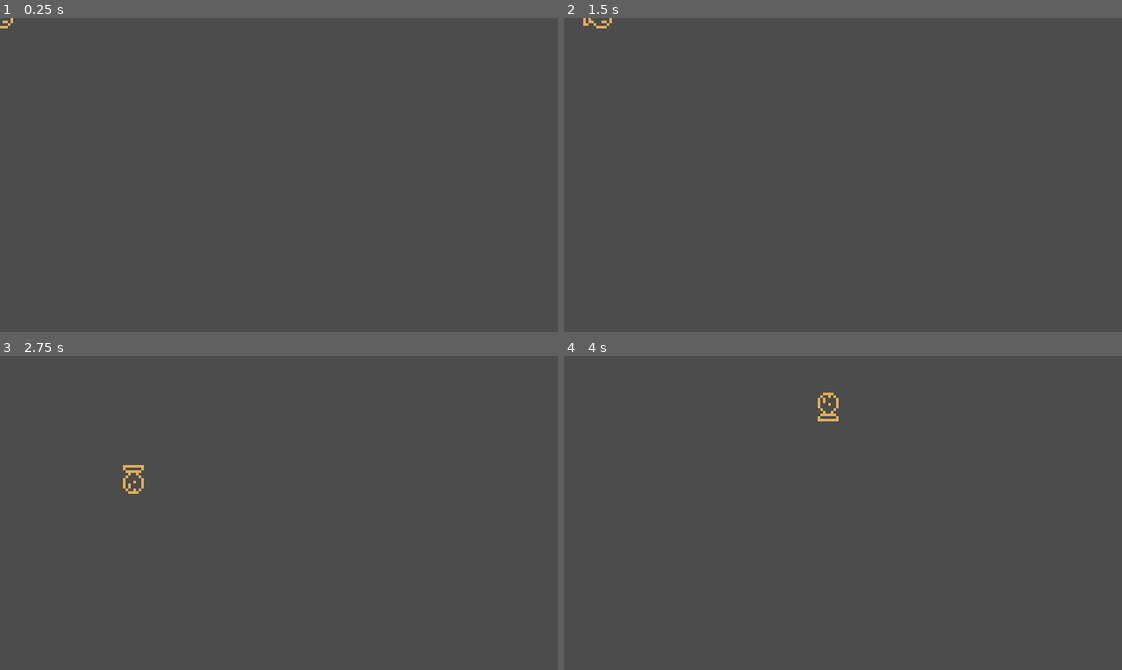
Above: before the commit, frames 1-4 (two rows, left to right).
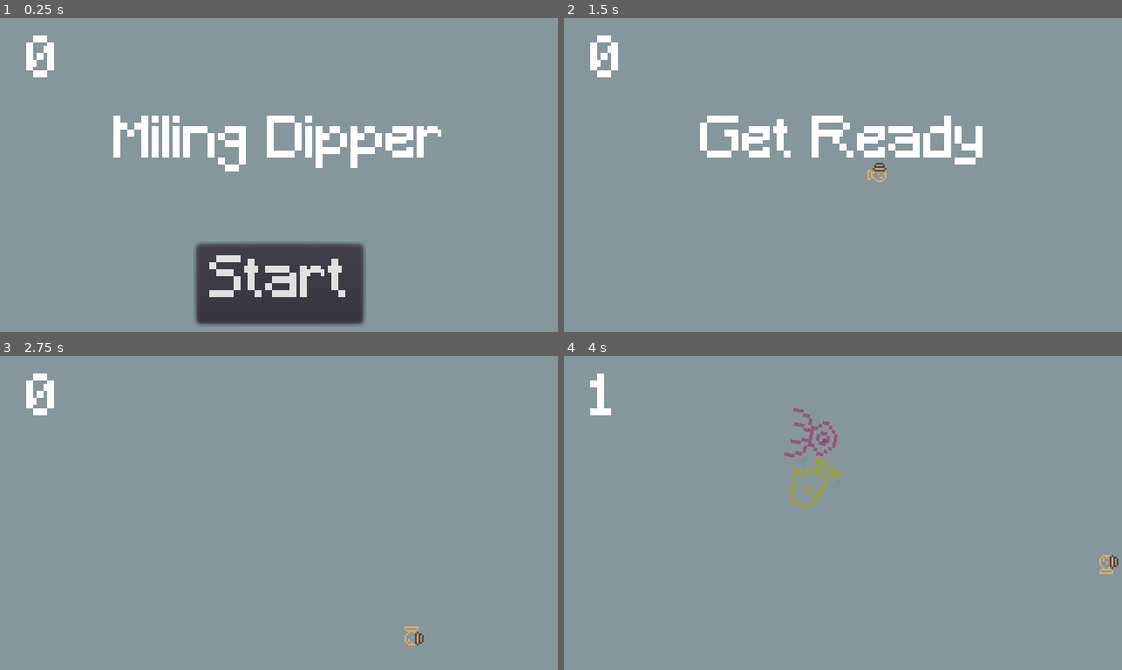
Above: after the commit, the same moments.

Repository: gabrielmadeiracamargo/Miling-Dipper
Game: Godot game, scene res://Main.tscn
Same seed, same stepped clock (60 frames per second), same inputs: the game is played once before the commit and once after it. Before the commit the project starts from res://Player.tscn.
Inputs (mouse positions are in pixels of both pictures, inside the frame that each line leads up to):
- Up to frame 1 (0.25 s): no input
- Up to frame 2 (1.5 s): click (843, 284) at 0.5 s, where only the run after the commit has a clickable "Start"; tap Enter at 1.25 s; hold Right (ui_right) from 1.28 s (still down)
- Up to frame 3 (2.75 s): release Right (ui_right) at 2.03 s; hold Down (ui_down) from 2.03 s (still down)
- Up to frame 4 (4 s): release Down (ui_down) at 2.78 s; hold Right (ui_right) 2.78-3.53 s; hold Up (ui_up) from 3.53 s (still down)

The runs differ from the first frame. In frame 1, 94% of the frame differs, in the area x 0-100%, y 0-100%; in frame 2, 100%; in frame 3, 100%; in frame 4, 100%.

Commit message:
HUD Funcionando

Diff:
--- /dev/null
+++ b/HUD.gd
@@ -0,0 +1,27 @@
+extends CanvasLayer
+
+signal start_game
+
+func show_message(text):
+	$Message.text = text
+	$Message.show()
+	$MessageTimer.start()
+
+func show_game_over():
+	show_message("Game Over!")
+	yield($MessageTimer, "timeout")
+	$Message.text = "Miling Dipper"
+	$Message.show()
+	yield(get_tree().create_timer(1), "timeout")
+	$StartButton.show()
+
+func update_score(score):
+	$ScoreLabel.text = str(score)
+
+
+func _on_StartButton_pressed():
+	$StartButton.hide()
+	emit_signal("start_game")
+
+func _on_MessageTimer_timeout():
+	$Message.hide()
--- /dev/null
+++ b/HUD.tscn
@@ -0,0 +1,65 @@
+[gd_scene load_steps=6 format=2]
+
+[ext_resource path="res://assets/Xolonium-Regular.ttf" type="DynamicFontData" id=1]
+[ext_resource path="res://HUD.gd" type="Script" id=2]
+
+[sub_resource type="DynamicFont" id=1]
+size = 32
+font_data = ExtResource( 1 )
+
+[sub_resource type="InputEventAction" id=2]
+action = "ui_select"
+
+[sub_resource type="ShortCut" id=3]
+shortcut = SubResource( 2 )
+
+[node name="HUD" type="CanvasLayer"]
+script = ExtResource( 2 )
+
+[node name="ScoreLabel" type="Label" parent="."]
+anchor_bottom = 1.0
+margin_left = 15.0
+margin_top = 10.0
+custom_fonts/font = SubResource( 1 )
+text = "0"
+align = 1
+__meta__ = {
+"_edit_use_anchors_": false
+}
+
+[node name="Message" type="Label" parent="."]
+anchor_top = 0.5
+anchor_right = 1.0
+anchor_bottom = 0.5
+margin_top = -34.0
+margin_bottom = 24.0
+custom_fonts/font = SubResource( 1 )
+text = "Miling Dipper"
+align = 1
+autowrap = true
+__meta__ = {
+"_edit_use_anchors_": false
+}
+
+[node name="StartButton" type="Button" parent="."]
+anchor_left = 0.5
+anchor_top = 1.0
+anchor_right = 0.5
+anchor_bottom = 1.0
+margin_left = -47.5
+margin_top = -50.0
+margin_right = 47.5
+margin_bottom = -5.0
+custom_fonts/font = SubResource( 1 )
+shortcut = SubResource( 3 )
+text = "Start"
+__meta__ = {
+"_edit_use_anchors_": false
+}
+
+[node name="MessageTimer" type="Timer" parent="."]
+wait_time = 2.0
+one_shot = true
+
+[connection signal="pressed" from="StartButton" to="." method="_on_StartButton_pressed"]
+[connection signal="timeout" from="MessageTimer" to="." method="_on_MessageTimer_timeout"]
--- a/Main.gd
+++ b/Main.gd
@@ -10,11 +10,15 @@
 func game_over():
 	$ScoreTimer.stop()
 	$MobTimer.stop()
+	$HUD.show_game_over()
+	get_tree().call_group("mobs", "queue_free")
 
 func new_game():
 	score = 0
 	$Player.start($StartPosition.position)
 	$StartTimer.start()
+	$HUD.update_score(score)
+	$HUD.show_message("Get Ready")
 
 
 func _on_StartTimer_timeout():
@@ -24,6 +28,13 @@
 
 func _on_ScoreTimer_timeout():
 	score += 1
+	if score == 10:
+		$Player/AnimatedSprite.scale.x = 2
+		$Player/CollisionShape2D.scale.x = 2
+		$Player/AnimatedSprite.scale.y = 2
+		$Player/CollisionShape2D.scale.y = 2
+
+	$HUD.update_score(score)
 
 
 func _on_MobTimer_timeout():
--- a/Main.tscn
+++ b/Main.tscn
@@ -1,8 +1,9 @@
-[gd_scene load_steps=5 format=2]
+[gd_scene load_steps=6 format=2]
 
 [ext_resource path="res://Mob.tscn" type="PackedScene" id=1]
 [ext_resource path="res://Player.tscn" type="PackedScene" id=2]
 [ext_resource path="res://Main.gd" type="Script" id=3]
+[ext_resource path="res://HUD.tscn" type="PackedScene" id=4]
 
 [sub_resource type="Curve2D" id=1]
 _data = {
@@ -13,7 +14,16 @@
 script = ExtResource( 3 )
 Mob = ExtResource( 1 )
 
+[node name="ColorRect" type="ColorRect" parent="."]
+anchor_right = 1.0
+anchor_bottom = 1.0
+color = Color( 0.686275, 0.796078, 0.843137, 0.588235 )
+__meta__ = {
+"_edit_use_anchors_": false
+}
+
 [node name="Player" parent="." instance=ExtResource( 2 )]
+position = Vector2( -39.0398, -39.7889 )
 
 [node name="MobTimer" type="Timer" parent="."]
 wait_time = 0.5
@@ -25,15 +35,17 @@
 one_shot = true
 
 [node name="StartPosition" type="Position2D" parent="."]
-position = Vector2( 240, 450 )
+position = Vector2( 160, 90 )
 
 [node name="MobPath" type="Path2D" parent="."]
 curve = SubResource( 1 )
 
 [node name="MobSpawnLocation" type="PathFollow2D" parent="MobPath"]
 
-[connection signal="hit" from="Player" to="." method="new_game"]
+[node name="HUD" parent="." instance=ExtResource( 4 )]
+
 [connection signal="hit" from="Player" to="." method="game_over"]
 [connection signal="timeout" from="MobTimer" to="." method="_on_MobTimer_timeout"]
 [connection signal="timeout" from="ScoreTimer" to="." method="_on_ScoreTimer_timeout"]
 [connection signal="timeout" from="StartTimer" to="." method="_on_StartTimer_timeout"]
+[connection signal="start_game" from="HUD" to="." method="new_game"]
--- a/Mob.gd
+++ b/Mob.gd
@@ -1,7 +1,7 @@
 extends RigidBody2D
 
-export var min_speed = 75
-export var max_speed = 250
+export var min_speed = 100
+export var max_speed = 150
 
 func _ready():
 	var mob_types = $AnimatedSprite.frames.get_animation_names()
--- a/Mob.tscn
+++ b/Mob.tscn
@@ -30,7 +30,9 @@
 radius = 8.36216
 height = 0.0145559
 
-[node name="Mob" type="RigidBody2D"]
+[node name="Mob" type="RigidBody2D" groups=[
+"mobs",
+]]
 collision_mask = 0
 gravity_scale = 0.0
 script = ExtResource( 7 )
--- a/Player.gd
+++ b/Player.gd
@@ -8,13 +8,15 @@
 
 func _ready():
 	screen_size = get_viewport_rect().size
-	#hide()
+	hide()
 
 func _process(delta):
 	var velocity = Vector2.ZERO
 	velocity.x = Input.get_action_strength("ui_right") - Input.get_action_strength("ui_left")
 	velocity.y = Input.get_action_strength("ui_down") - Input.get_action_strength("ui_up")
 
+	print(speed)
+	print (velocity.length())
 	if velocity.length() > 0:
 		velocity = velocity.normalized() * speed
 		$AnimatedSprite.play()
--- a/Player.tscn
+++ b/Player.tscn
@@ -23,7 +23,6 @@
 }
 
 [node name="AnimatedSprite" type="AnimatedSprite" parent="."]
-scale = Vector2( 1.5, 1.5 )
 frames = SubResource( 1 )
 animation = "nadar"
 
--- a/project.godot
+++ b/project.godot
@@ -11,7 +11,7 @@
 [application]
 
 config/name="Miling Dipper"
-run/main_scene="res://Player.tscn"
+run/main_scene="res://Main.tscn"
 config/icon="res://icon.png"
 
 [display]
@@ -23,6 +23,37 @@
 window/stretch/mode="2d"
 window/stretch/aspect="keep"
 
+[input]
+
+ui_left={
+"deadzone": 0.5,
+"events": [ Object(InputEventKey,"resource_local_to_scene":false,"resource_name":"","device":0,"alt":false,"shift":false,"control":false,"meta":false,"command":false,"pressed":false,"scancode":16777231,"unicode":0,"echo":false,"script":null)
+, Object(InputEventJoypadButton,"resource_local_to_scene":false,"resource_name":"","device":0,"button_index":14,"pressure":0.0,"pressed":false,"script":null)
+, Object(InputEventKey,"resource_local_to_scene":false,"resource_name":"","device":0,"alt":false,"shift":false,"control":false,"meta":false,"command":false,"pressed":false,"scancode":65,"unicode":0,"echo":false,"script":null)
+ ]
+}
+ui_right={
+"deadzone": 0.5,
+"events": [ Object(InputEventKey,"resource_local_to_scene":false,"resource_name":"","device":0,"alt":false,"shift":false,"control":false,"meta":false,"command":false,"pressed":false,"scancode":16777233,"unicode":0,"echo":false,"script":null)
+, Object(InputEventJoypadButton,"resource_local_to_scene":false,"resource_name":"","device":0,"button_index":15,"pressure":0.0,"pressed":false,"script":null)
+, Object(InputEventKey,"resource_local_to_scene":false,"resource_name":"","device":0,"alt":false,"shift":false,"control":false,"meta":false,"command":false,"pressed":false,"scancode":68,"unicode":0,"echo":false,"script":null)
+ ]
+}
+ui_up={
+"deadzone": 0.5,
+"events": [ Object(InputEventKey,"resource_local_to_scene":false,"resource_name":"","device":0,"alt":false,"shift":false,"control":false,"meta":false,"command":false,"pressed":false,"scancode":16777232,"unicode":0,"echo":false,"script":null)
+, Object(InputEventJoypadButton,"resource_local_to_scene":false,"resource_name":"","device":0,"button_index":12,"pressure":0.0,"pressed":false,"script":null)
+, Object(InputEventKey,"resource_local_to_scene":false,"resource_name":"","device":0,"alt":false,"shift":false,"control":false,"meta":false,"command":false,"pressed":false,"scancode":87,"unicode":0,"echo":false,"script":null)
+ ]
+}
+ui_down={
+"deadzone": 0.5,
+"events": [ Object(InputEventKey,"resource_local_to_scene":false,"resource_name":"","device":0,"alt":false,"shift":false,"control":false,"meta":false,"command":false,"pressed":false,"scancode":16777234,"unicode":0,"echo":false,"script":null)
+, Object(InputEventJoypadButton,"resource_local_to_scene":false,"resource_name":"","device":0,"button_index":13,"pressure":0.0,"pressed":false,"script":null)
+, Object(InputEventKey,"resource_local_to_scene":false,"resource_name":"","device":0,"alt":false,"shift":false,"control":false,"meta":false,"command":false,"pressed":false,"scancode":83,"unicode":0,"echo":false,"script":null)
+ ]
+}
+
 [physics]
 
 common/enable_pause_aware_picking=true
Binary file added: assets/Xolonium-Regular.ttf
Binary file added: assets/coracao1.png
Not shown, added: assets/coracao1.png.import
Binary file added: assets/coracao2.png
Not shown, added: assets/coracao2.png.import
Binary file added: assets/coracaovazio.png
Not shown, added: assets/coracaovazio.png.import
Binary file added: assets/mar.jpg
Not shown, added: assets/mar.jpg.import
Binary file changed: assets/peixe1.png
Binary file changed: assets/peixe2.png
Binary file changed: assets/suamae1.png
(and 4 more such lines)
